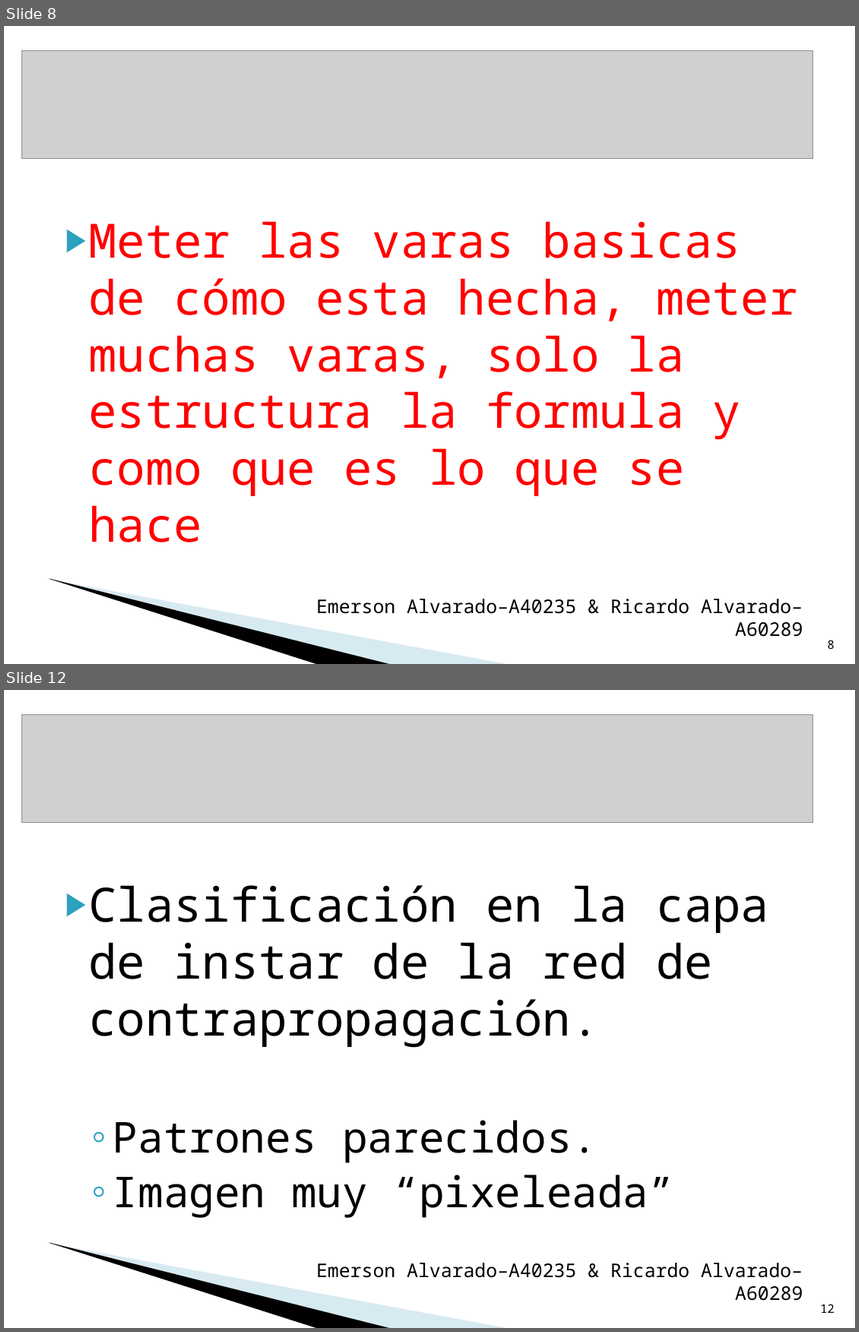
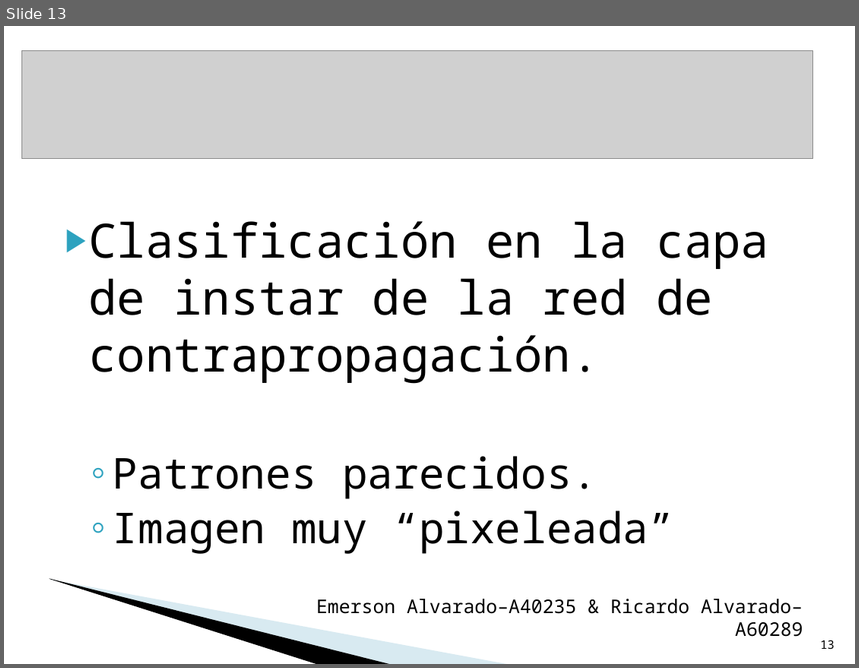
Before and after one commit to rijoalvi/proyectoparadigmas, a slide deck: Presentacion.ppt. Shown one above the other, each under a label of ours: slides 8 and 12 before the commit, slide 13 after it; the slides between them are not shown. The pictures are 859x1332 and 859x668 pixels, drawn with LibreOffice and Linux fonts; fonts in the diff are those of the drawing; grey boxes stand for pictures; background and template pictures are left out. Boxes give left, top, right and bottom in pixels: in the first picture for what was removed or moved away, otherwise in the second. Text is boxed around its words. In the diff, an @@ line names an element or a change of style, - is before the commit and + after.

```diff
--- a/Presentacion.ppt
+++ b/Presentacion.ppt
@@ slide 8 removed at [4,26,855,664], background #FFFFFF; not listed: 2 template elements that a slide beside it also shows @@
@@ picture removed at [22,50,813,159] @@
@@ text removed at [89,221,798,543] @@
-▶ Meter las varas basicas de cómo esta hecha, meter muchas varas, solo la estructura la formula y como que es lo que se hace
@@ text removed at [316,599,803,637] @@
-Emerson Alvarado–A40235 & Ricardo Alvarado–A60289
@@ page number removed at [828,640,835,649] @@
-8
@@ what was slide 12 is now slide 13 @@
@@ page number at [820,640,835,649]: text changed @@
-12
+13
```
Also in this commit, not shown: 3 slides changed, 6 slides added, 1 other slide removed, 3 other files.
